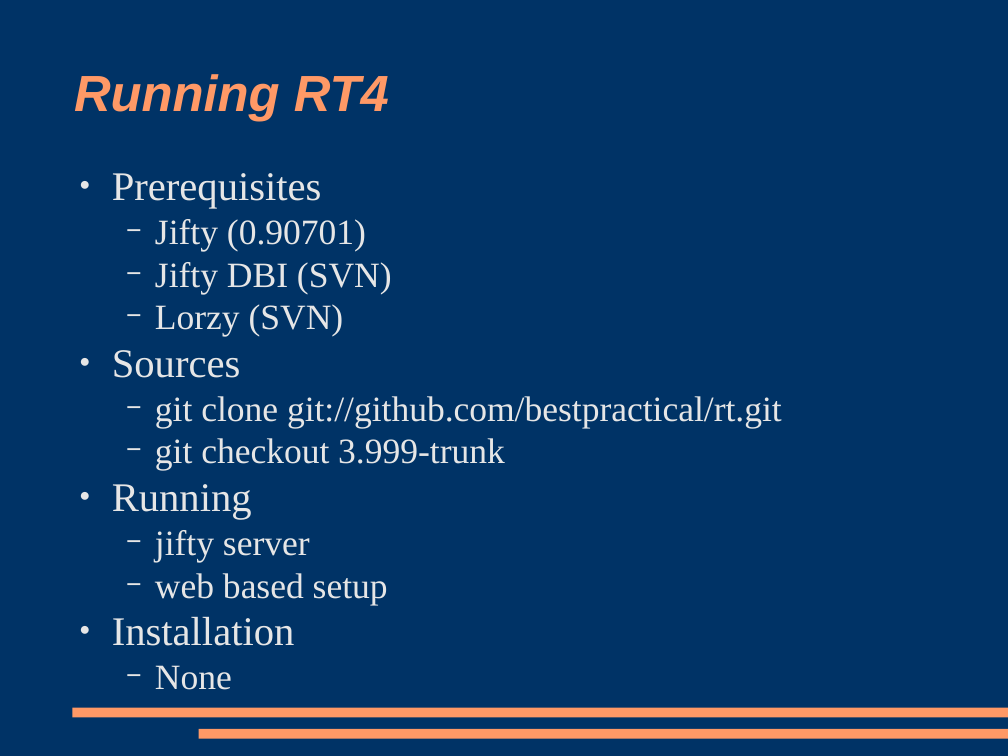
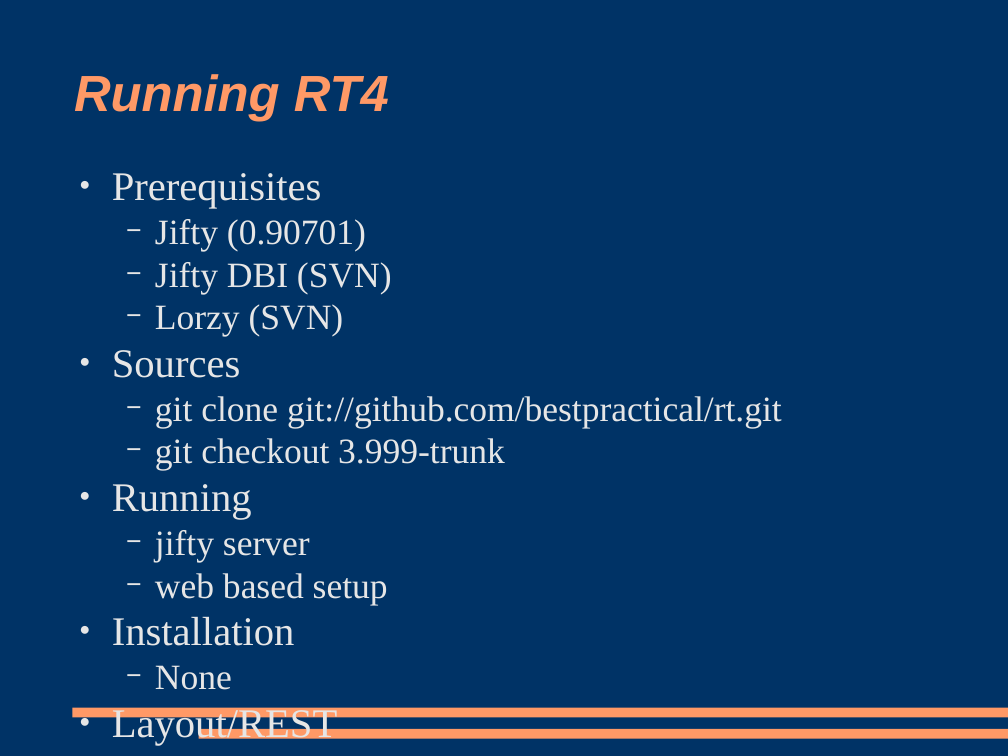
Before and after one commit to racke/Presentations, a slide deck: slide 37 of yapc2009/rt38.odp (slide 31 before the commit). Drawn at 1008x756 pixels with LibreOffice and Linux fonts; fonts in the diff are those of the drawing. Boxes give left, top, right and bottom in pixels: in the first picture for what was removed or moved away, otherwise in the second. Text is boxed around its words. In the diff, an @@ line names an element or a change of style, - is before the commit and + after.

```diff
--- a/yapc2009/rt38.odp
+++ b/yapc2009/rt38.odp
@@ text at [112,705,338,745]: paragraph added @@
+● Layout/REST
```
Also in this commit, not shown: 6 other slides changed, 6 slides added.
